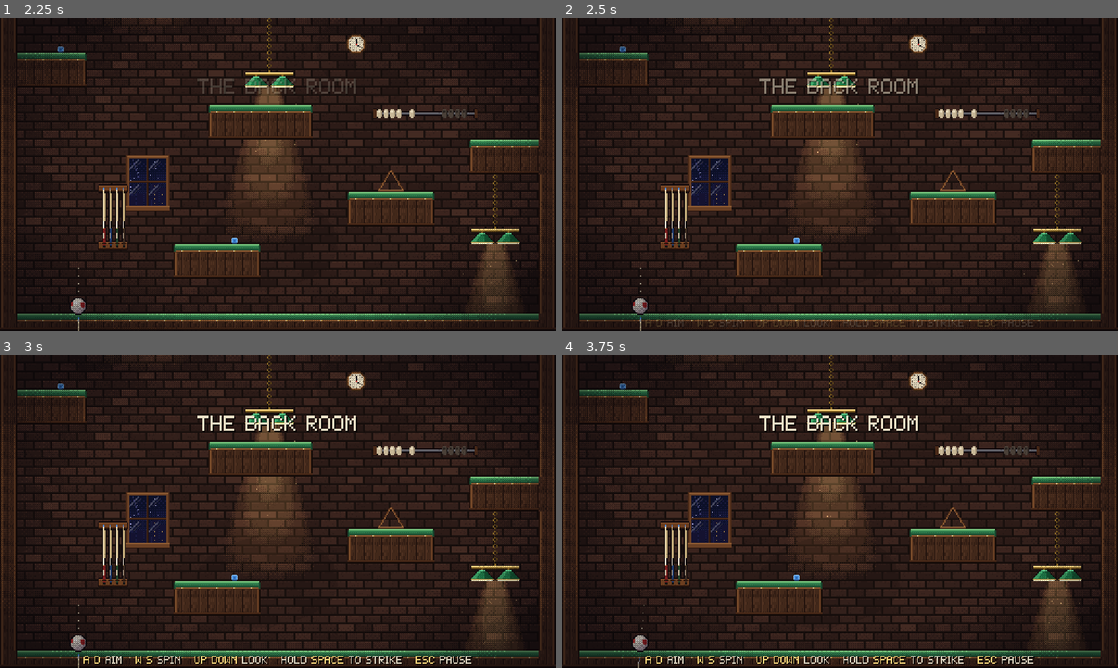
Above: before the commit, frames 1-4 (two rows, left to right).
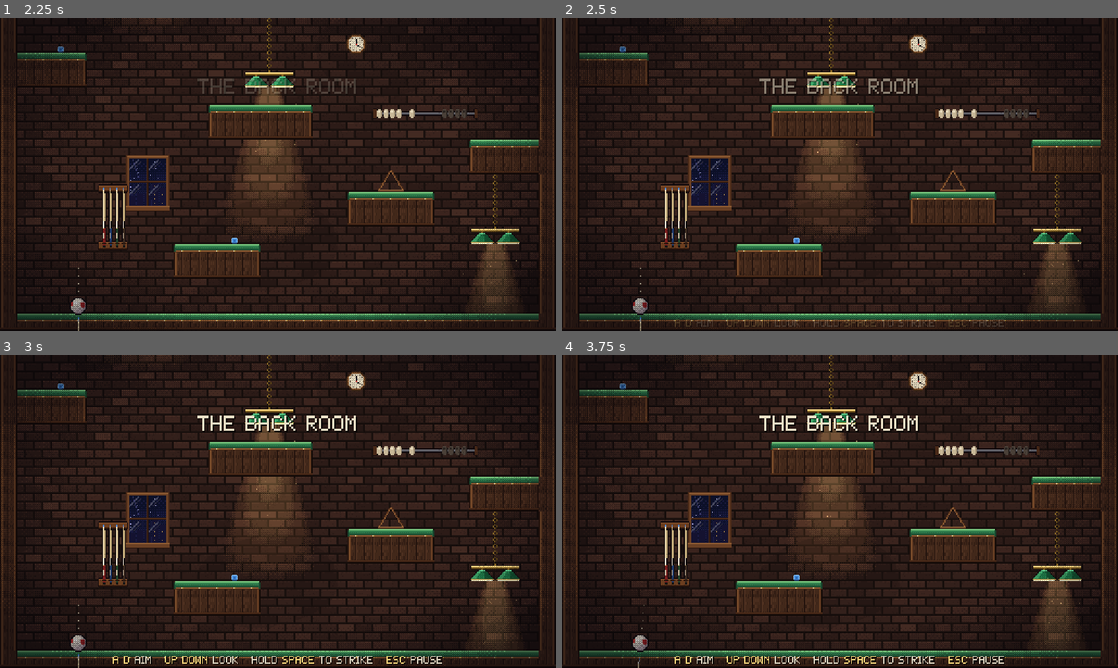
Above: after the commit, the same moments.

Repository: AmitShok/billiard-king
Game: Godot game, scene res://scenes/ui/title.tscn
The game is run twice, just before and just after one commit, with the same random seed, the same clock (stepped at 60 frames per second) and the same inputs.
Inputs (mouse positions are in pixels of both pictures, inside the frame that each line leads up to):
- Up to frame 1 (2.25 s): click "Normal mode" at 0.5 s; click "Start" at 1.25 s; tap Enter (ui_accept) at 2 s; move the mouse to (400, 158) at 2.02 s; hold Right from 2.03 s (still down); hold A (aim_left) from 2.03 s (still down); click (400, 158) at 2.17 s
- Up to frame 2 (2.5 s): keep holding Right; keep holding A (aim_left); tap Enter (ui_accept) at 2.27 s; tap D (aim_right) at 2.3 s
- Up to frame 3 (3 s): release Right at 2.75 s; release A (aim_left) at 2.75 s; drag from (166, 527) to (250, 574) at 2.77 s
- Up to frame 4 (3.75 s): tap Enter (ui_accept) at 3.5 s; move the mouse to (895, 442) at 3.52 s; hold Right from 3.53 s (still down); hold Space (charge) from 3.53 s (still down)

Frame 1 is identical in both runs. In frame 2, 0.6% of the frame differs, in the area x 15-85%, y 96-99%; in frame 3, 1.1%; in frame 4, 1.1%.

Commit message:
Remove spin (english) from the game
The player never used it. Gone: the W/S, D-pad and left-stick spin
controls, the touch spin buttons, the spin icon, BallSim's pending spin
and SPIN_* constants, and the saved spin value (old saves load; the key is
erased on the next save). BallSim.shoot(aim, ticks) keeps the exact old
spin-0 behaviour, and the route solver always used spin-0 shots, so every
climbability result stands; level 1's solver run still passes. The touch
sheet drops its two spin icons, hints and docs no longer mention spin,
and the tests check that no spin controls remain.

Co-Authored-By: Claude Opus 5.5 <noreply@anthropic.com>

Diff:
--- a/scripts/autoload/save_data.gd
+++ b/scripts/autoload/save_data.gd
@@ -35,7 +35,6 @@
 var white_pos := Vector2.ZERO   # Hardcore: where the white ball rests
 var world_time := 0.0           # where the moving platforms and traps are
 var aim_deg := 0.0
-var spin_level := 0
 var run_time := 0.0
 var strokes := 0
 var falls := 0
@@ -80,8 +79,6 @@
 		"charge": [KEY_SPACE, KEY_Z, KEY_J, JOY_BUTTON_A],
 		"aim_left": [KEY_A, KEY_LEFT, JOY_BUTTON_DPAD_LEFT],
 		"aim_right": [KEY_D, KEY_RIGHT, JOY_BUTTON_DPAD_RIGHT],
-		"spin_up": [KEY_W, JOY_BUTTON_DPAD_UP],
-		"spin_down": [KEY_S, JOY_BUTTON_DPAD_DOWN],
 		"look_up": [KEY_UP],
 		"look_down": [KEY_DOWN],
 		"pause": [KEY_ESCAPE, KEY_P, JOY_BUTTON_START],
@@ -104,7 +101,7 @@
 				j.button_index = code
 				ev = j
 			InputMap.action_add_event(action, ev)
-	var axes := { "aim_left": [JOY_AXIS_LEFT_X, -1.0], "aim_right": [JOY_AXIS_LEFT_X, 1.0], "spin_up": [JOY_AXIS_LEFT_Y, -1.0], "spin_down": [JOY_AXIS_LEFT_Y, 1.0], "look_up": [JOY_AXIS_RIGHT_Y, -1.0], "look_down": [JOY_AXIS_RIGHT_Y, 1.0] }
+	var axes := { "aim_left": [JOY_AXIS_LEFT_X, -1.0], "aim_right": [JOY_AXIS_LEFT_X, 1.0], "look_up": [JOY_AXIS_RIGHT_Y, -1.0], "look_down": [JOY_AXIS_RIGHT_Y, 1.0] }
 	for action in axes:
 		var m := InputEventJoypadMotion.new()
 		m.axis = axes[action][0]
@@ -201,7 +198,6 @@
 	white_pos = cfg.get_value(s, "white_pos", Vector2.ZERO)
 	world_time = cfg.get_value(s, "world_time", 0.0)
 	aim_deg = cfg.get_value(s, "aim", 0.0)
-	spin_level = cfg.get_value(s, "spin", 0)
 	run_time = cfg.get_value(s, "time", 0.0)
 	strokes = cfg.get_value(s, "strokes", 0)
 	falls = cfg.get_value(s, "falls", 0)
@@ -242,12 +238,13 @@
 
 
 func _write_run(cfg: ConfigFile, s: String) -> void:
+	if cfg.has_section_key(s, "spin"):
+		cfg.erase_section_key(s, "spin")   # spin (english) was removed from the game
 	cfg.set_value(s, "active", has_run)
 	cfg.set_value(s, "pos", ball_pos)
 	cfg.set_value(s, "white_pos", white_pos)
 	cfg.set_value(s, "world_time", world_time)
 	cfg.set_value(s, "aim", aim_deg)
-	cfg.set_value(s, "spin", spin_level)
 	cfg.set_value(s, "time", run_time)
 	cfg.set_value(s, "strokes", strokes)
 	cfg.set_value(s, "falls", falls)
@@ -262,7 +259,6 @@
 	white_pos = Vector2.ZERO
 	world_time = 0.0
 	aim_deg = 0.0
-	spin_level = 0
 	run_time = 0.0
 	strokes = 0
 	falls = 0
--- a/scripts/core/ball_sim.gd
+++ b/scripts/core/ball_sim.gd
@@ -8,8 +8,6 @@
 ## - no air control: once struck, the ball is committed
 ## - felt grips: landings bleed speed, rolling stops in a short, learnable distance
 ## - wood rails bounce at half speed, rubber cushions and bumpers stay lively
-## - english (spin) set before the shot shapes the first landing:
-##   follow keeps running forward, draw checks up or pulls back
 
 const DT := 1.0 / 120.0
 const RADIUS := 7.0
@@ -21,8 +19,6 @@
 const MAX_SPEED := 580.0
 const AIM_STEP_DEG := 5
 const AIM_LIMIT_DEG := 80
-const SPIN_LEVELS := 2              # -2 draw .. +2 follow
-const SPIN_SPEED := 75.0            # px/s added along the shot per spin level on first landing
 
 const ROLL_DECEL := [420.0, 380.0, 150.0, 340.0, 380.0, 360.0, 300.0, 400.0, 420.0]  # felt drag per tile zone (Royal Club felt is fast)
 const CHARGE_BRAKE := 1400.0
@@ -54,7 +50,6 @@
 var ground_zone := 0
 var resting := false
 var in_pocket := false
-var pending_spin := 0.0             # px/s along the shot, applied on first floor contact
 var shot_dir_x := 0.0
 var spin_rate := 0.0                # visual angular speed about the view axis (rad/s)
 var tumble_rate := 0.0              # visual angular speed about the horizontal axis
@@ -82,7 +77,6 @@
 	grounded = false
 	resting = false
 	in_pocket = false
-	pending_spin = 0.0
 	spin_rate = 0.0
 	tumble_rate = 0.0
 	takeoff_y = at.y
@@ -103,7 +97,7 @@
 	return lerpf(MIN_SPEED, MAX_SPEED, t)
 
 
-func shoot(aim_deg: float, charge_ticks: int, spin_level: int) -> void:
+func shoot(aim_deg: float, charge_ticks: int) -> void:
 	var dir := aim_vector(aim_deg)
 	var speed := shot_speed(charge_ticks)
 	# Shots keep the platform's momentum.
@@ -112,14 +106,13 @@
 	grounded = false
 	resting = false
 	shot_dir_x = signf(dir.x) if absf(dir.x) > 0.05 else 0.0
-	pending_spin = spin_level * SPIN_SPEED
 	takeoff_y = pos.y
 	apex_y = pos.y
-	# Cue strike puts a little roll on the ball, plus the chosen english.
+	# The cue strike puts a little roll on the ball.
 	spin_rate = shot_dir_x * speed / RADIUS * 0.35
-	tumble_rate = (0.6 + 0.4 * absf(spin_level)) * signf(spin_level if spin_level != 0 else 1) * speed / RADIUS * 0.3
+	tumble_rate = 0.6 * speed / RADIUS * 0.3
 	# Reported with the next step so consumers see it alongside the flight.
-	_queued.append({ "type": Event.SHOT, "speed": speed, "spin": spin_level })
+	_queued.append({ "type": Event.SHOT, "speed": speed })
 
 
 ## Holding a charge on the felt plants the ball.
@@ -270,12 +263,6 @@
 	if not is_floor:
 		spin_rate = -spin_rate * 0.6
 	vt *= grip
-	if is_floor and pending_spin != 0.0:
-		# English bites on the first floor contact after the shot.
-		var along_x := signf(t.x) if absf(t.x) > 0.01 else 1.0
-		vt += pending_spin * shot_dir_x * along_x
-		pending_spin = 0.0
-		tumble_rate = 0.0
 	vel = t * vt - n * vn * e
 
 
--- a/scripts/ui/touch_controls.gd
+++ b/scripts/ui/touch_controls.gd
@@ -25,8 +25,8 @@
 ## Above this size the hints shorten so they never sit under a button.
 const ROOMY_SIZE := 1.5
 ## Sheet column of each small button, and the ones a sliding thumb can press.
-const COLUMNS := { "aim_left": 0, "aim_right": 1, "spin_up": 2, "spin_down": 3, "look_up": 4, "look_down": 5, "pause": 6 }
-const FLAG_COLUMNS := { "flag_place": 7, "flag_return": 8, "flag_remove": 9 }
+const COLUMNS := { "aim_left": 0, "aim_right": 1, "look_up": 2, "look_down": 3, "pause": 4 }
+const FLAG_COLUMNS := { "flag_place": 5, "flag_return": 6, "flag_remove": 7 }
 const SLIDE := ["aim_left", "aim_right", "look_up", "look_down"]
 
 ## Training adds the three flag buttons.
@@ -64,8 +64,6 @@
 	var at := {}
 	at["aim_left"] = Vector2(EDGE + rs, low)
 	at["aim_right"] = Vector2(EDGE + rs + step, low)
-	at["spin_up"] = Vector2(EDGE + rs, low - step)
-	at["spin_down"] = Vector2(EDGE + rs + step, low - step)
 	at["charge"] = Vector2(512.0 - EDGE - rb, 288.0 - EDGE - rb)
 	var look_x: float = at["charge"].x - rb - GAP - rs
 	at["look_down"] = Vector2(look_x, low)
--- a/scripts/world/game.gd
+++ b/scripts/world/game.gd
@@ -58,11 +58,11 @@
 var _training_hud: RichTextLabel
 var touch: TouchControls         # on-screen buttons, shown on touch devices
 
-const HINT_KEYS := "[center][color=#f2d27a]A D[/color] aim   [color=#f2d27a]W S[/color] spin   [color=#f2d27a]UP DOWN[/color] look   hold [color=#f2d27a]SPACE[/color] to strike   [color=#f2d27a]ESC[/color] pause[/center]"
-const HINT_PAD := "[center][color=#f2d27a]D-PAD[/color] aim and spin   [color=#f2d27a]R-STICK[/color] look   hold [color=#f2d27a]A[/color] to strike   [color=#f2d27a]START[/color] pause[/center]"
+const HINT_KEYS := "[center][color=#f2d27a]A D[/color] aim   [color=#f2d27a]UP DOWN[/color] look   hold [color=#f2d27a]SPACE[/color] to strike   [color=#f2d27a]ESC[/color] pause[/center]"
+const HINT_PAD := "[center][color=#f2d27a]D-PAD[/color] aim   [color=#f2d27a]R-STICK[/color] look   hold [color=#f2d27a]A[/color] to strike   [color=#f2d27a]START[/color] pause[/center]"
 const TRAINING_KEYS := "[color=#9ff0b4]TRAINING[/color]   [color=#f2d27a]C[/color] plant flag   [color=#f2d27a]R[/color] back to flag   [color=#f2d27a]X[/color] remove flag"
 const TRAINING_PAD := "[color=#9ff0b4]TRAINING[/color]   [color=#f2d27a]Y[/color] plant flag   [color=#f2d27a]X[/color] back to flag   [color=#f2d27a]LB[/color] remove flag"
-const HINT_TOUCH := "[center]arrows [color=#f2d27a]aim[/color]   ball [color=#f2d27a]spin[/color]   eye [color=#f2d27a]look[/color]   hold [color=#f2d27a]cue[/color] to strike[/center]"
+const HINT_TOUCH := "[center]arrows [color=#f2d27a]aim[/color]   eye [color=#f2d27a]look[/color]   hold [color=#f2d27a]cue[/color] to strike[/center]"
 const TRAINING_TOUCH := "[color=#9ff0b4]TRAINING[/color]   flags top right: [color=#f2d27a]plant[/color], [color=#f2d27a]back[/color], [color=#f2d27a]remove[/color]"
 ## Shorter versions for big touch buttons, so the text never sits under one.
 const HINT_TOUCH_SHORT := "[center]hold the [color=#f2d27a]cue[/color] to strike[/center]"
@@ -86,7 +86,6 @@
 		SaveData.start_new_run()
 	player.place(start)
 	player.aim_deg = SaveData.aim_deg
-	player.spin_level = SaveData.spin_level
 
 	camera = Camera2D.new()
 	camera.anchor_mode = Camera2D.ANCHOR_MODE_DRAG_CENTER
@@ -335,7 +334,6 @@
 	if white and white.sim.resting and not white.sim.in_pocket:
 		SaveData.white_pos = white.sim.pos
 	SaveData.aim_deg = player.aim_deg
-	SaveData.spin_level = player.spin_level
 	SaveData.world_time = tower.world.time
 	SaveData.save()
 
--- a/scripts/world/player_ball.gd
+++ b/scripts/world/player_ball.gd
@@ -1,7 +1,7 @@
 class_name PlayerBall
 extends Node2D
 ## The cue ball you play. Wraps BallSim with input, the cue, sounds and juice.
-## Controls (Jump King rules): aim and set spin any time, hold to charge while
+## Controls (Jump King rules): aim any time, hold to charge while
 ## the ball sits on flat felt, release to strike. Nothing can be changed in
 ## the air.
 
@@ -20,7 +20,6 @@
 signal trapped(event: Dictionary)
 
 const DUST := preload("res://assets/textures/dust.png")
-const SPIN_ICON := preload("res://assets/textures/spin_icon.png")
 
 const AIM_REPEAT_DELAY := 0.2
 const AIM_REPEAT := 0.055
@@ -30,7 +29,6 @@
 var sim := BallSim.new()
 var world: CollisionWorld
 var aim_deg := 0.0
-var spin_level := 0
 var charging := false
 var charge_ticks := 0
 var input_enabled := true
@@ -42,7 +40,6 @@
 var _aim_dir := 0
 var _visual: BallVisual
 var _cue: CueStick
-var _spin_icon: Sprite2D
 var _squash := Vector2.ONE
 var _pocket_timer := 0.0
 var _pocket_exit := Vector2.ZERO
@@ -56,12 +53,6 @@
 	_visual = BallVisual.new()
 	_visual.diameter = 16
 	add_child(_visual)
-	_spin_icon = Sprite2D.new()
-	_spin_icon.texture = SPIN_ICON
-	_spin_icon.hframes = 5
-	_spin_icon.position = Vector2(0, -20)
-	_spin_icon.modulate.a = 0.0
-	add_child(_spin_icon)
 	set_skin(SaveData.skin)
 
 
@@ -124,10 +115,6 @@
 		if _aim_hold > AIM_REPEAT_DELAY:
 			_aim_hold -= AIM_REPEAT
 			_nudge_aim(dir)
-	if Input.is_action_just_pressed("spin_up"):
-		_set_spin(spin_level + 1)
-	if Input.is_action_just_pressed("spin_down"):
-		_set_spin(spin_level - 1)
 
 
 func _nudge_aim(dir: int) -> void:
@@ -135,14 +122,6 @@
 	if next != aim_deg:
 		aim_deg = next
 		Sfx.play("aim_tick", -14.0, 1.0 + aim_deg / 400.0, 0.0)
-
-
-func _set_spin(level: int) -> void:
-	var next := clampi(level, -BallSim.SPIN_LEVELS, BallSim.SPIN_LEVELS)
-	if next != spin_level:
-		spin_level = next
-		Sfx.play("aim_tick", -10.0, 0.8 + 0.1 * spin_level, 0.0)
-	_spin_icon.modulate.a = 1.0
 
 
 func _read_charge_input() -> void:
@@ -164,9 +143,9 @@
 		strike()
 
 
-## Fires the shot with the current aim, charge and spin.
+## Fires the shot with the current aim and charge.
 func strike() -> void:
-	sim.shoot(aim_deg, maxi(charge_ticks, 1), spin_level)
+	sim.shoot(aim_deg, maxi(charge_ticks, 1))
 	charging = false
 	charge_ticks = 0
 	_cue.strike = 1.0
@@ -269,10 +248,6 @@
 	_cue.charge = float(charge_ticks) / BallSim.CHARGE_TICKS if charging else 0.0
 	var guide_target := (0.6 if charging else 1.0) if show_cue else 0.0
 	_cue.guide_alpha = move_toward(_cue.guide_alpha, guide_target, dt * 6.0)
-	_spin_icon.frame = spin_level + BallSim.SPIN_LEVELS
-	var spin_target := 1.0 if (show_cue and spin_level != 0) else 0.0
-	_spin_icon.modulate.a = move_toward(_spin_icon.modulate.a, spin_target, dt * (12.0 if spin_target == 0.0 else 6.0))
-	_spin_icon.position = Vector2(-16 if aim_deg > 0.0 else 16, -14)
 
 
 ## One physics tick. With a partner ball (Hardcore) both balls advance in two
--- a/tests/capture.gd
+++ b/tests/capture.gd
@@ -35,7 +35,6 @@
 	# A real shot through input: charging, flight, landing.
 	game.player.place(Vector2(200, -232))
 	game.player.aim_deg = 35.0
-	game.player.spin_level = 1
 	await _physics(30)
 	Input.action_press("charge")
 	await _physics(50)
--- a/tests/conditions_test.gd
+++ b/tests/conditions_test.gd
@@ -45,7 +45,7 @@
 		w.advance(BallSim.DT)
 		s.step(w)
 	var start := s.pos.y
-	s.shoot(0.0, BallSim.CHARGE_TICKS, 0)
+	s.shoot(0.0, BallSim.CHARGE_TICKS)
 	var top := s.pos.y
 	for i in 900:
 		w.advance(BallSim.DT)
@@ -111,7 +111,7 @@
 		for i in 30:
 			s.step(world)
 		world.set_time(setup[1])
-		s.shoot(0.0, 60, 0)
+		s.shoot(0.0, 60)
 		for i in 60:
 			world.advance(BallSim.DT)
 			s.step(world)
@@ -125,7 +125,7 @@
 		for i in 30:
 			s.step(setup)
 		setup.set_time(1.0)
-		s.shoot(0.0, 40, 0)
+		s.shoot(0.0, 40)
 		var top := 0.0
 		for i in 120:
 			setup.advance(BallSim.DT)
@@ -167,7 +167,7 @@
 		var b := BallSim.new()
 		b.reset(Vector2(0, -8))
 		b.grounded = true
-		b.shoot(25.0, 60, 0)
+		b.shoot(25.0, 60)
 		for i in 300:
 			d.advance(BallSim.DT)
 			b.step(d)
--- a/tests/gameplay_test.gd
+++ b/tests/gameplay_test.gd
@@ -1,5 +1,5 @@
 extends Node
-## Gameplay checks: physics feel, seams, english, pockets, lost balls,
+## Gameplay checks: physics feel, seams, pockets, lost balls,
 ## input through the real game scene, camera cuts and save/load.
 ##   godot --headless --path . res://tests/gameplay_test.tscn -- --save-profile=test
 
@@ -65,7 +65,7 @@
 	check("settled ball can be struck", s.can_shoot())
 
 	# Straight-up full shot reaches the designed height.
-	s.shoot(0, BallSim.CHARGE_TICKS, 0)
+	s.shoot(0, BallSim.CHARGE_TICKS)
 	var top := s.pos.y
 	for i in 400:
 		s.step(w)
@@ -128,15 +128,6 @@
 	check("ball rolls down a slope", sb.vel.x < -20.0, str(sb.vel))
 	check("cannot strike from a steep slope", not on_slope_shootable)
 
-	# English: follow carries further than plain, draw stops shorter.
-	var lands := []
-	for spin in [-2, 0, 2]:
-		var e := _settled_sim(w, Vector2(0, -20))
-		e.shoot(40, 50, spin)
-		_run(e, w)
-		lands.append(e.pos.x)
-	check("follow > plain > draw on landing", lands[2] > lands[1] + 8.0 and lands[1] > lands[0] + 8.0, str(lands))
-
 	# A big drop is a splat (the Jump King fall).
 	var fw := _flat_world()
 	var f := BallSim.new()
@@ -199,10 +190,10 @@
 
 	# Determinism: the same shot gives the same result.
 	var r1 := _settled_sim(w, Vector2(0, -20))
-	r1.shoot(-35, 61, 1)
+	r1.shoot(-35, 61)
 	_run(r1, w)
 	var r2 := _settled_sim(w, Vector2(0, -20))
-	r2.shoot(-35, 61, 1)
+	r2.shoot(-35, 61)
 	_run(r2, w)
 	check("identical shots give identical results", r1.pos == r2.pos)
 
@@ -224,12 +215,7 @@
 	Input.action_release("aim_right")
 	await _physics_frames(2)
 	check("one tap nudges aim one notch", is_equal_approx(p.aim_deg, BallSim.AIM_STEP_DEG), str(p.aim_deg))
-	Input.action_press("spin_up")
-	await _physics_frames(2)
-	Input.action_release("spin_up")
-	check("spin up sets follow", p.spin_level == 1)
 	p.aim_deg = 0.0
-	p.spin_level = 0
 	var strokes := SaveData.strokes
 	Input.action_press("charge")
 	await _physics_frames(20)
@@ -294,12 +280,13 @@
 	p.place(Vector2(200, -300 - 140))
 	await _physics_frames(200)
 	var rest_pos := p.sim.pos
-	check("up arrow is look, not spin", not InputMap.action_has_event("spin_up", _key(KEY_UP)) and InputMap.action_has_event("look_up", _key(KEY_UP)))
-	var spin_before := p.spin_level
+	check("up arrow is look", InputMap.action_has_event("look_up", _key(KEY_UP)))
+	check("spin is gone: no spin controls", not InputMap.has_action("spin_up") and not InputMap.has_action("spin_down"))
+	var aim_before := p.aim_deg
 	Input.action_press("look_up")
 	await _physics_frames(90)
 	check("holding look up pans the camera up", absf(game.camera.offset.y + game.LOOK_RANGE) < 1.5, str(game.camera.offset))
-	check("looking changes nothing about the ball", p.sim.pos == rest_pos and p.spin_level == spin_before and game.screen == 1)
+	check("looking changes nothing about the ball", p.sim.pos == rest_pos and p.aim_deg == aim_before and game.screen == 1)
 	Input.action_release("look_up")
 	await _physics_frames(60)
 	check("camera eases back on release", absf(game.camera.offset.y) < 0.5, str(game.camera.offset))
--- a/tests/level2_test.gd
+++ b/tests/level2_test.gd
@@ -85,7 +85,7 @@
 		m.advance(BallSim.DT)
 		r.step(m)
 	var pv: Vector2 = m.platforms[0].vel
-	r.shoot(0.0, 40, 0)
+	r.shoot(0.0, 40)
 	check("shots inherit the platform's velocity", absf(r.vel.x - pv.x) < 1.0 and r.riding == -1 and absf(pv.x) > 20.0, "%s vs %s" % [r.vel, pv])
 	m.advance(BallSim.DT)
 	r.step(m)
@@ -120,7 +120,7 @@
 	for run in 2:
 		var d := _world(Vector2(0, 0), Vector2(200, -60), 3.0)
 		var b := _rider(d)
-		b.shoot(30.0, 50, 1)
+		b.shoot(30.0, 50)
 		for i in 300:
 			d.advance(BallSim.DT)
 			b.step(d)
--- a/tests/route_solver.gd
+++ b/tests/route_solver.gd
@@ -310,7 +310,7 @@
 	else:
 		sim.reset(node.pos)
 	sim.grounded = true
-	sim.shoot(aim, ticks, 0)
+	sim.shoot(aim, ticks)
 	var lost: Array = []
 	var result := { "goal": false, "end": {}, "lost": lost }
 	for i in MAX_STEPS:
--- a/tests/touch_test.gd
+++ b/tests/touch_test.gd
@@ -100,9 +100,10 @@
 	var t: TouchControls = g.touch
 	check("turned on, the buttons show", g.touch_on() and t.buttons.all(func(b): return b.visible))
 	var actions: Array = t.buttons.map(func(b): return String(b.action))
-	for a in ["aim_left", "aim_right", "spin_up", "spin_down", "look_up", "look_down", "pause", "charge"]:
+	for a in ["aim_left", "aim_right", "look_up", "look_down", "pause", "charge"]:
 		check("there is a button for " + a, actions.has(a))
 	check("no flag buttons outside training", not actions.has("flag_place"))
+	check("no spin buttons", not actions.has("spin_up") and not actions.has("spin_down"))
 	check("the hint talks about the buttons", g._hint.text == g.HINT_TOUCH)
 	check("idle buttons are see-through", t.buttons.all(func(b): return b.modulate.a < 0.6))
 
@@ -137,13 +138,6 @@
 	_touch(_centre(right), false)
 	await _physics(2)
 	check("letting go releases it", not Input.is_action_pressed("aim_right"))
-	# Spin.
-	var spin0: int = g.player.spin_level
-	_touch(_centre(t.button("spin_up")), true)
-	await _physics(2)
-	_touch(_centre(t.button("spin_up")), false)
-	await _physics(2)
-	check("a tap on the spin button adds one spin", g.player.spin_level == spin0 + 1, str(g.player.spin_level))
 	# Look.
 	_touch(_centre(t.button("look_up")), true)
 	await _frames(20)
Binary file removed: assets/source/spin_icon.aseprite
Binary file changed: assets/source/touch_buttons.aseprite
Binary file removed: assets/textures/spin_icon.png
Not shown, removed: assets/textures/spin_icon.png.import
Binary file changed: assets/textures/touch_buttons.png
Binary file changed: docs/screenshots/touch.png
Not shown, changed: docs/DESIGN.md
Not shown, changed: docs/VALIDATION.md
